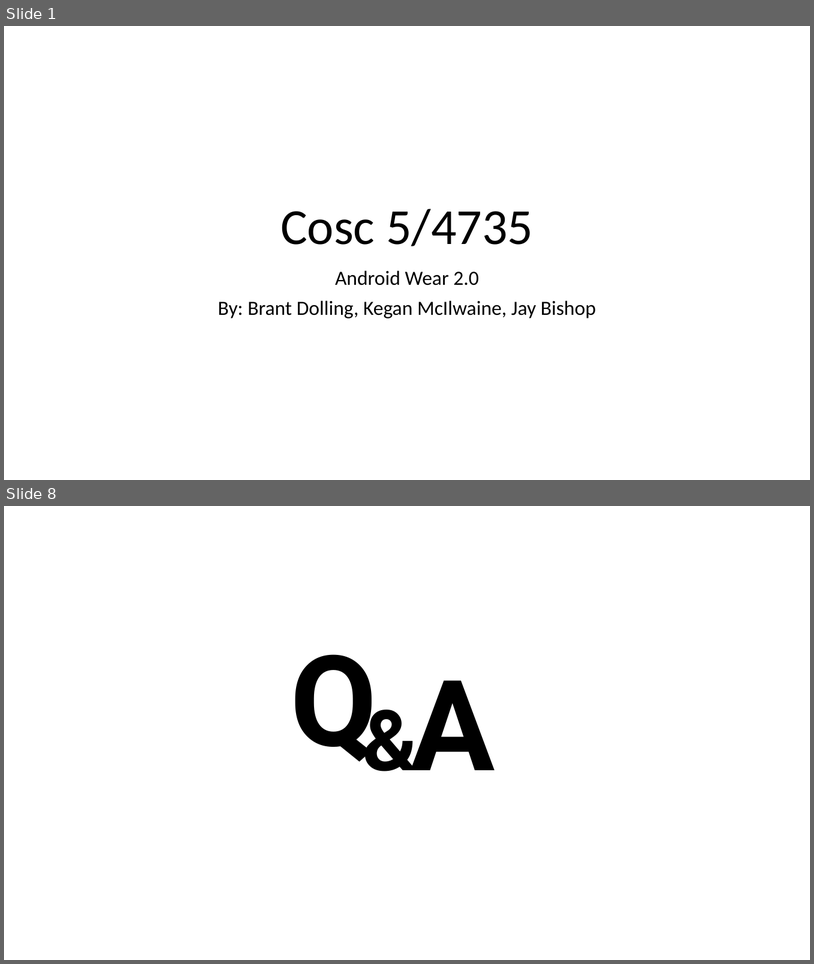
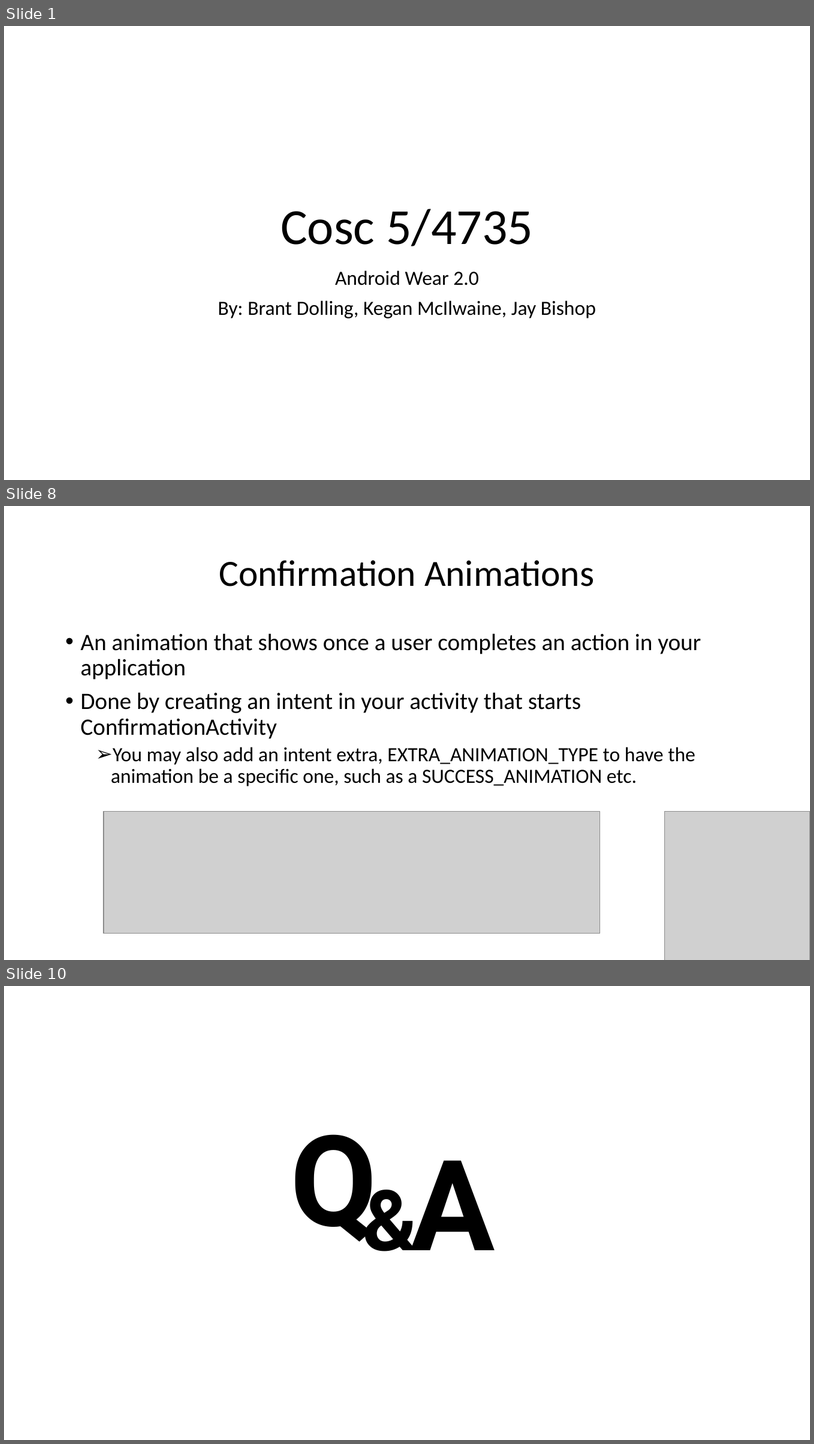
Before and after one commit to JayCBishop/COSC4735_Presentation, a slide deck: Presentation.pptx. Shown one above the other, each under a label of ours: slides 1 and 8 before the commit, slides 1, 8 and 10 after it; the slides between them are not shown. The pictures are 814x964 and 814x1444 pixels, drawn with LibreOffice and Linux fonts; fonts in the diff are those of the drawing; grey boxes stand for pictures. Boxes give left, top, right and bottom in pixels: in the first picture for what was removed or moved away, otherwise in the second. Text is boxed around its words. In the diff, an @@ line names an element or a change of style, - is before the commit and + after.

```diff
--- a/Presentation.pptx
+++ b/Presentation.pptx
@@ slide 8 added at (4, 506, 810, 960), background #FFFFFF @@
@@ title added at (219, 560, 594, 586), 44 pt, text #000000 @@
+Confirmation Animations
@@ text added at (81, 633, 701, 786), 28 pt, text #000000 @@
+• An animation that shows once a user completes an action in your application
+• Done by creating an intent in your activity that starts ConfirmationActivity
+  ➢ You may also add an intent extra, EXTRA_ANIMATION_TYPE to have the animation be a specific one, such as a SUCCESS_ANIMATION etc.
@@ picture added at (104, 811, 600, 933) @@
@@ picture added at (665, 811, 810, 960) @@
@@ what was slide 8 is now slide 10 @@
```
Also in this commit, not shown: 1 slide changed, 6 other slides added, 5 slides removed, 40 other files.
